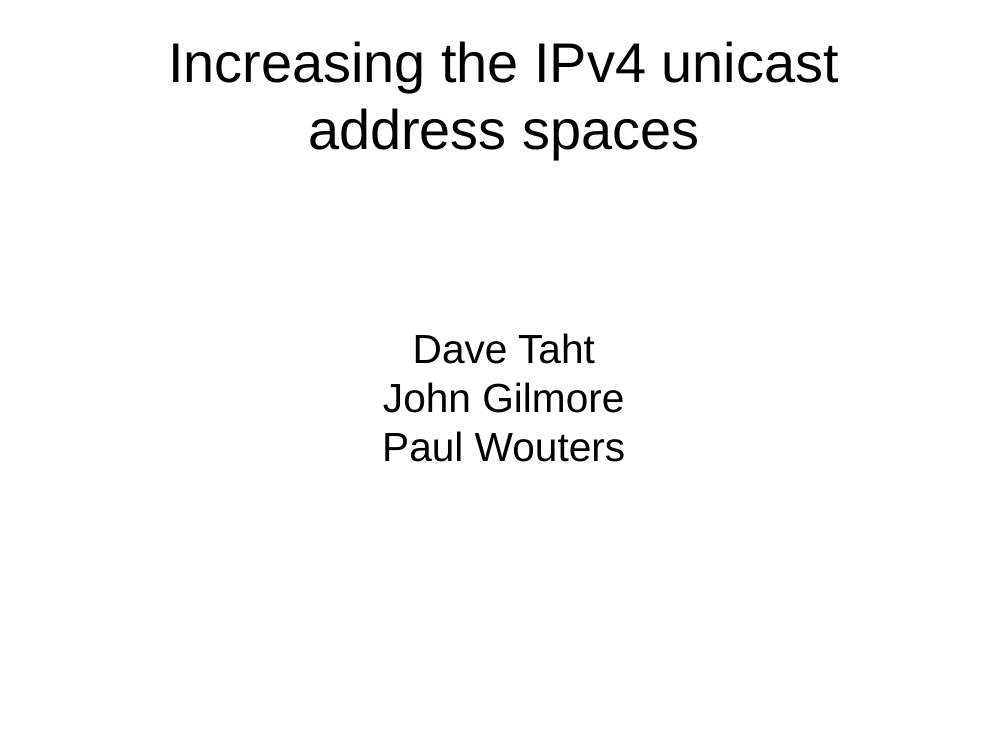
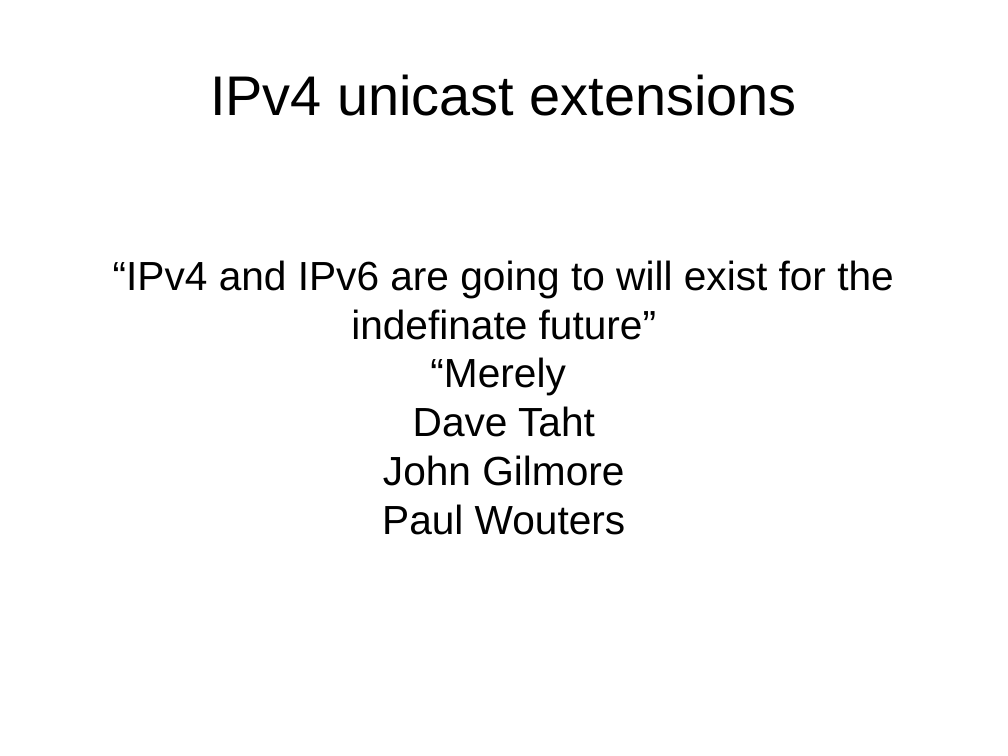
Before and after one commit to schoen/unicast-extensions, a slide deck: slide 1 of docs/preso.odp. Drawn at 1008x756 pixels with LibreOffice and Linux fonts; fonts in the diff are those of the drawing. Boxes give left, top, right and bottom in pixels: in the first picture for what was removed or moved away, otherwise in the second. Text is boxed around its words. In the diff, an @@ line names an element or a change of style, - is before the commit and + after.

```diff
--- a/docs/preso.odp
+++ b/docs/preso.odp
@@ title at (210, 74, 797, 116): text changed @@
-Increasing the IPv4 unicast
-address spaces
+IPv4 unicast extensions
@@ subtitle at (113, 260, 893, 395): paragraphs added @@
+“IPv4 and IPv6 are going to will exist for the indefinate future”
+“Merely
```
Also in this commit, not shown: 1 slide added, 3 other files.
